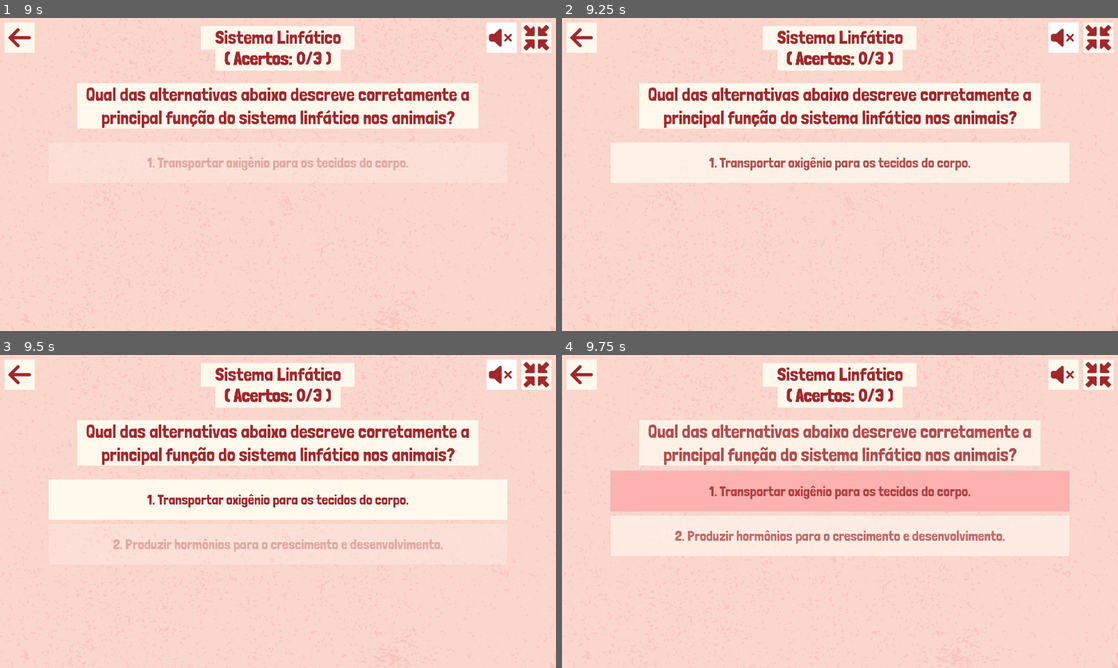
Above: before the commit, frames 1-4 (two rows, left to right).
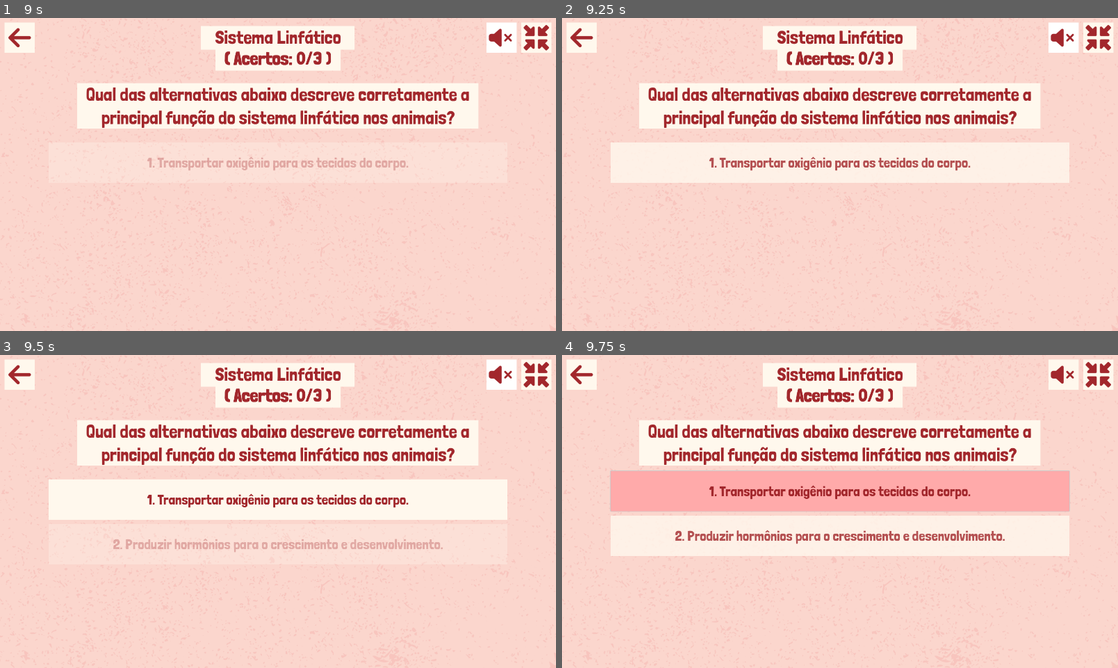
Above: after the commit, the same moments.

Repository: telmotrooper/vet-game
Game: Godot game, scene res://main.tscn
Same seed, same stepped clock (60 frames per second), same inputs: the game is played once before the commit and once after it.
Inputs (mouse positions are in pixels of both pictures, inside the frame that each line leads up to):
- Up to frame 1 (9 s): tap Enter at 0.5 s; click "JOGAR" at 1.25 s; click (533, 36) at 2 s; click "CÃES (FIGURA)" at 2.75 s; click (533, 36) at 3.5 s; click (533, 36) at 4.25 s; click (22, 36) at 5 s; click "GATOS (FIGURA)" at 5.75 s; click "SISTEMA LINFÁTICO (QUIZ)" at 6.5 s; tap Space at 8 s; click (500, 36) at 8.75 s
- Up to frame 2 (9.25 s): no input
- Up to frame 3 (9.5 s): no input
- Up to frame 4 (9.75 s): click "1. Transportar oxigênio para …" at 9.5 s

Frames 1-3 are identical in both runs. In frame 4, 3.4% of the frame differs, in the area x 15-85%, y 22-61%.

Commit message:
give the user some time to check the correct answer

Diff:
--- a/levels/quiz_level.gd
+++ b/levels/quiz_level.gd
@@ -105,6 +105,9 @@
 	%VictoryPanel.show_panel()
 
 func _on_question_answered(button: Button, value: String) -> void:
+	# Disable mouse temporarily so we display the "normal" style instead of "hover".
+	button.set_mouse_filter(MOUSE_FILTER_IGNORE)
+
 	# Paint correct and wrong answers.
 	if value == current_question.correct_answer:
 		button.add_theme_stylebox_override("normal", correct_answer)
@@ -122,6 +125,9 @@
 	var index = questions.find(current_question)
 	questions.pop_at(index)
 
+	# Give some time for the user to check the correct answer.
+	await get_tree().create_timer(2.0).timeout
+
 	if len(questions) > 0:
 		current_question = questions.pick_random()
 		fade_out()
